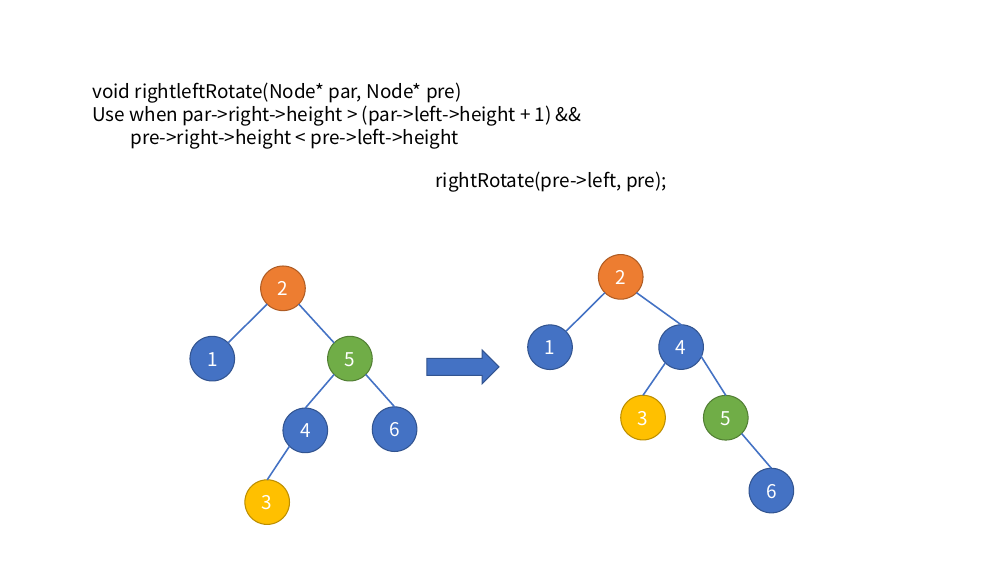
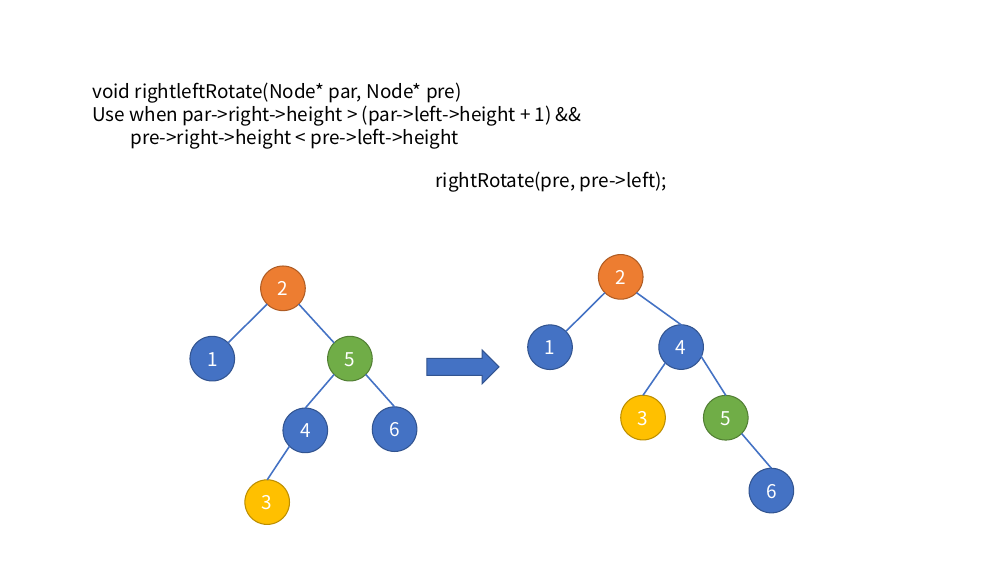
Before and after one commit to blacksea3/C--STL-test, a slide deck: slide 19 of other/CppAlgs/AVLtree.pptx. Drawn at 1008x567 pixels with LibreOffice and Linux fonts; fonts in the diff are those of the drawing. Boxes give left, top, right and bottom in pixels: in the first picture for what was removed or moved away, otherwise in the second. Text is boxed around its words. In the diff, an @@ line names an element or a change of style, - is before the commit and + after.

```diff
--- a/other/CppAlgs/AVLtree.pptx
+++ b/other/CppAlgs/AVLtree.pptx
@@ text at bbox=[436, 171, 667, 192]: text changed @@
-rightRotate(pre->left, pre);
+rightRotate(pre, pre->left);
```
Also in this commit, not shown: 11 other slides changed, 8 other files.
